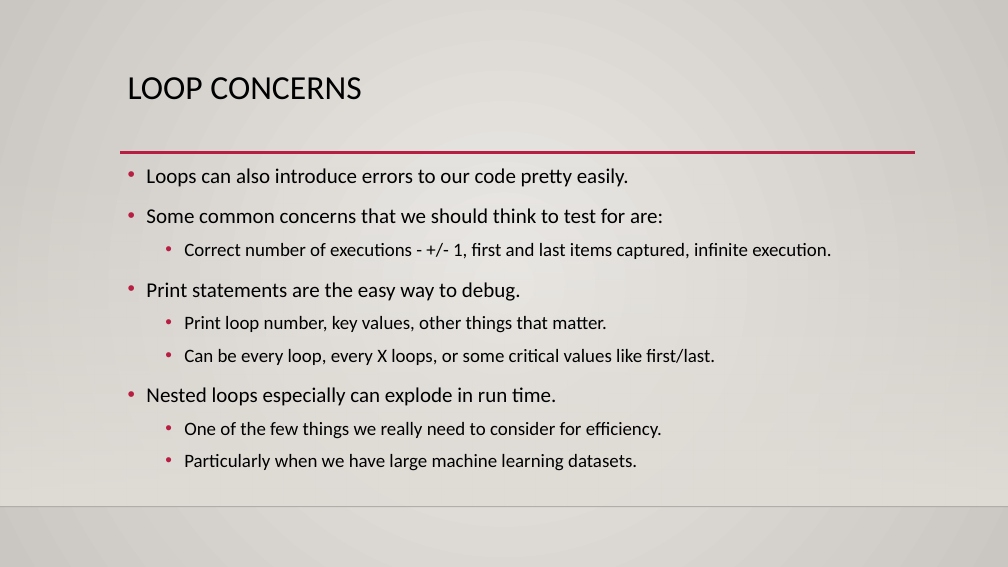
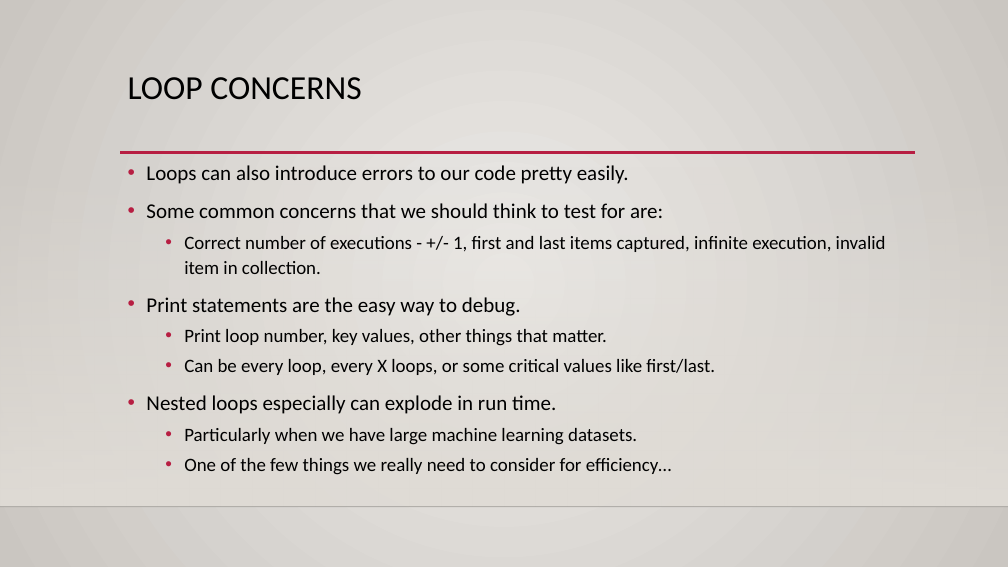
Before and after one commit to AkeemSemperDataScience/Programming_Basics_for_Machine_Learning_Students, a slide deck: slide 17 of reference_material/slides/003_loops.pptx (slide 10 before the commit). Drawn at 1008x567 pixels with LibreOffice and Linux fonts; fonts in the diff are those of the drawing; background and template pictures are left out. Boxes give left, top, right and bottom in pixels: in the first picture for what was removed or moved away, otherwise in the second. Text is boxed around its words. In the diff, an @@ line names an element or a change of style, - is before the commit and + after.

```diff
--- a/reference_material/slides/003_loops.pptx
+++ b/reference_material/slides/003_loops.pptx
@@ text at (146,165,715,445): line spacing 1.2 to 1.1 @@
@@ text at (184,236,886,274): text changed @@
-  • Correct number of executions - +/- 1, first and last items captured, infinite execution.
+  • Correct number of executions - +/- 1, first and last items captured, infinite execution, invalid item in collection.
@@ text at (184,422,662,439): paragraph removed @@
-  • One of the few things we really need to consider for efficiency.
@@ text at (184,458,672,475): paragraph added @@
+  • One of the few things we really need to consider for efficiency…
```
Also in this commit, not shown: 8 other slides changed, 8 slides added, 1 other file.
